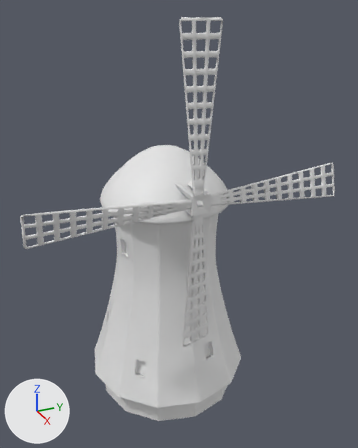
A saved change to the Blender file Lab01/models/models.blend.
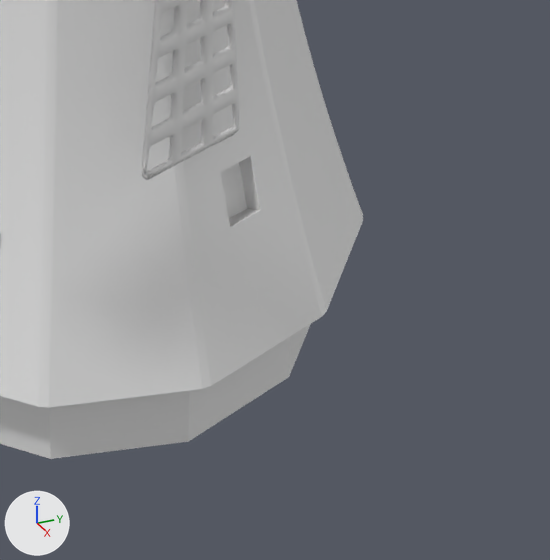
Each version appears first whole from a 50 mm lens placed at (2.91, -1.21, 2.74), pointed at (0.01, 0.1, 1.29), and next in a close-up on the part from 41% to 81% of the width and 67% to 100% of the height. The lights are fixed; the arrows at lower left show +X, +Y and +Z.

Names of what the first close-up shows: 'Blade4', 'WindmillBase'.
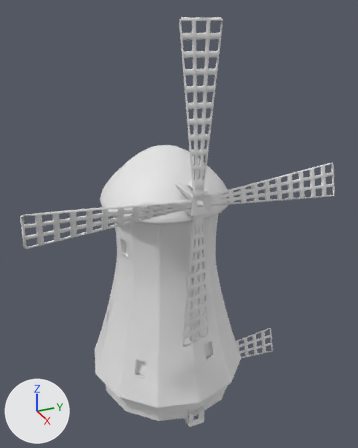
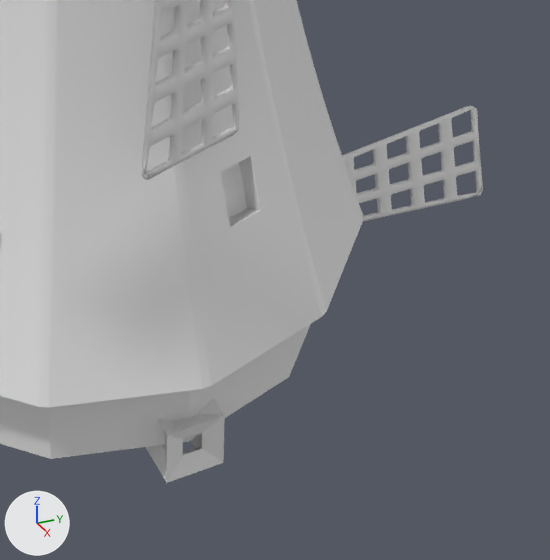
The change in detail:
Object 'Blade.001' (ob_blade_001) is new; it shows a copy of the mesh of ob_blade4.
Its location is (0.0, 0.0, 0.0).
Object 'Axle.001' (ob_axle_001) is new; it shows a copy of the mesh of ob_axle.
Its location is (0.0, 0.0, 0.0).
It gains a WIREFRAME modifier named 'Wireframe'.
Modifier setting: thickness = 0.05.

Boxes (x1, y1, x2, y2) around the edits, measured in the close-ups (550 x 560 px):
'Blade.001', added
    after: (342, 106, 483, 221)
'Axle.001', added
    after: (146, 399, 225, 483)
